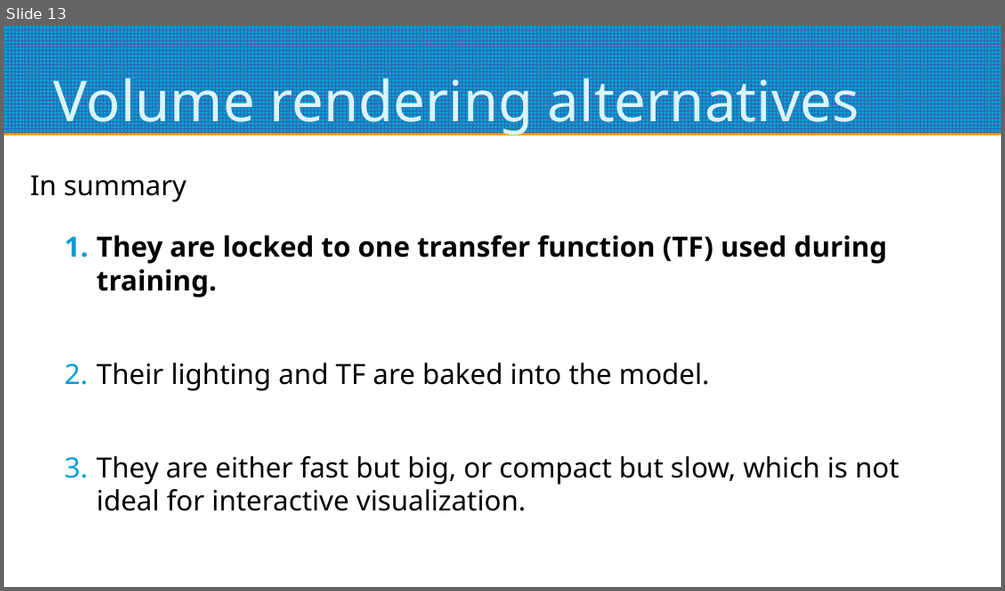
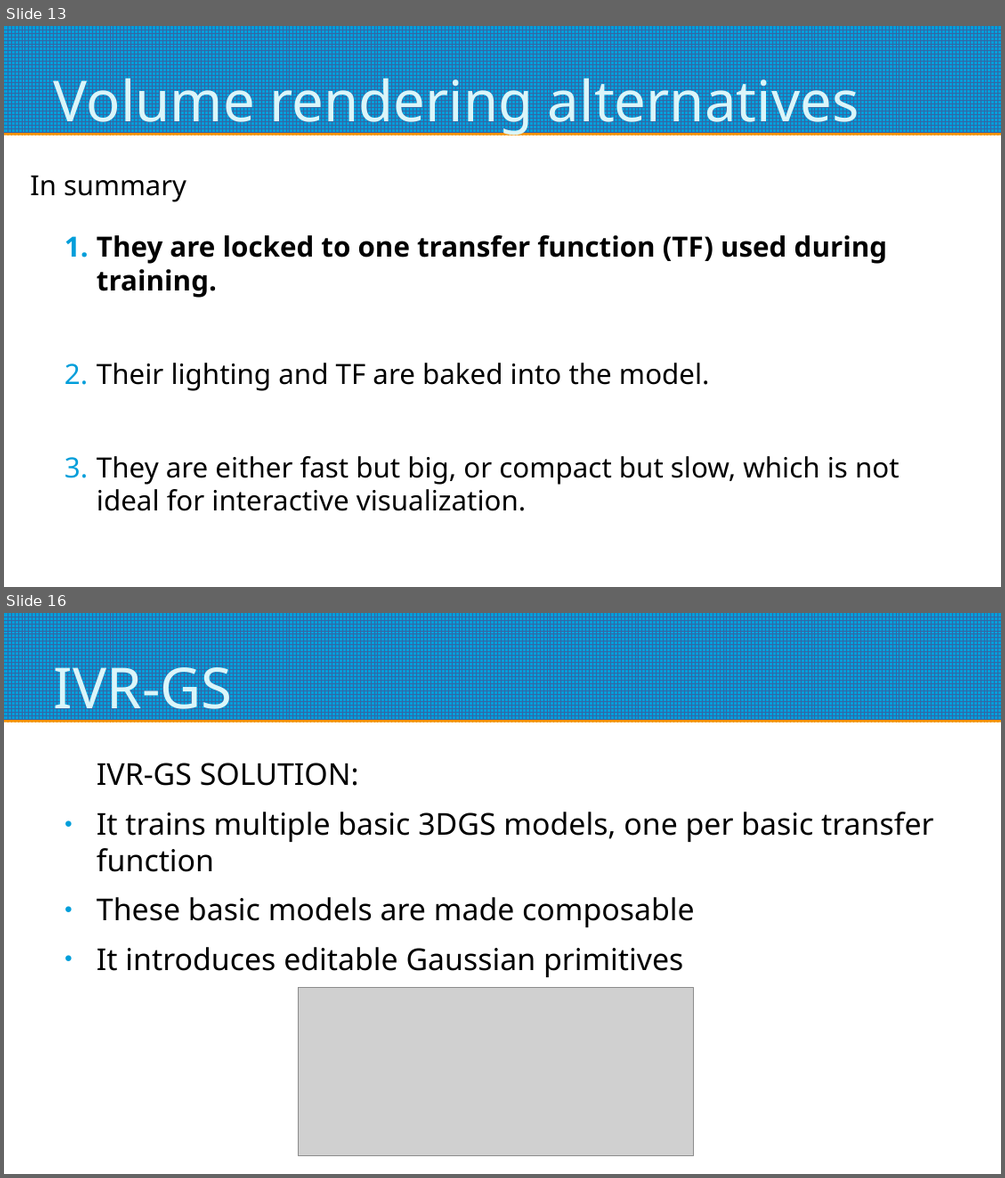
Before and after one commit to carlesmatoses/SV, a slide deck: presentacio/presentacio.odp. Shown one above the other, each under a label of ours: slide 13 before the commit, slides 13 and 16 after it; the slides between them are not shown. The pictures are 1005x591 and 1005x1178 pixels, drawn with LibreOffice and Linux fonts; fonts in the diff are those of the drawing; grey boxes stand for pictures. Boxes give left, top, right and bottom in pixels: in the first picture for what was removed or moved away, otherwise in the second. Text is boxed around its words. In the diff, an @@ line names an element or a change of style, - is before the commit and + after.

```diff
--- a/presentacio/presentacio.odp
+++ b/presentacio/presentacio.odp
@@ slide 16 added at (4,613,1001,1174), background #FFFFFF; not listed: 1 template element that a slide beside it also shows @@
@@ title added at (54,655,233,723), 45 pt, text #DBF5F9 @@
+IVR-GS
@@ text added at (97,763,933,977), 24 pt, text #000000 @@
+IVR-GS SOLUTION:
+● It trains multiple basic 3DGS models, one per basic transfer function
+● These basic models are made composable
+● It introduces editable Gaussian primitives
@@ picture added at (298,988,693,1156) @@
```
Also in this commit, not shown: 10 slides changed, 4 other slides added, 1 slide removed, 1 other file.
